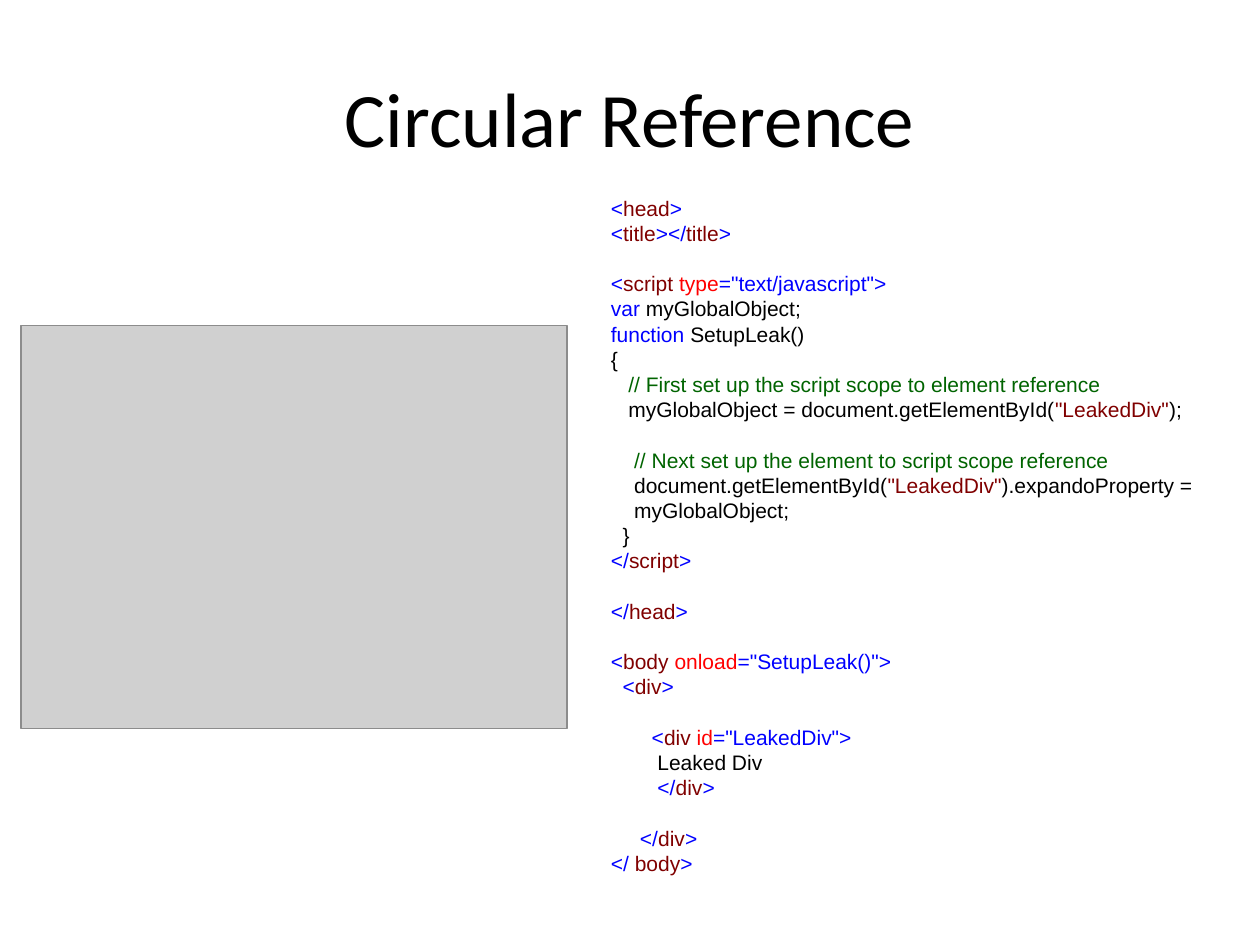
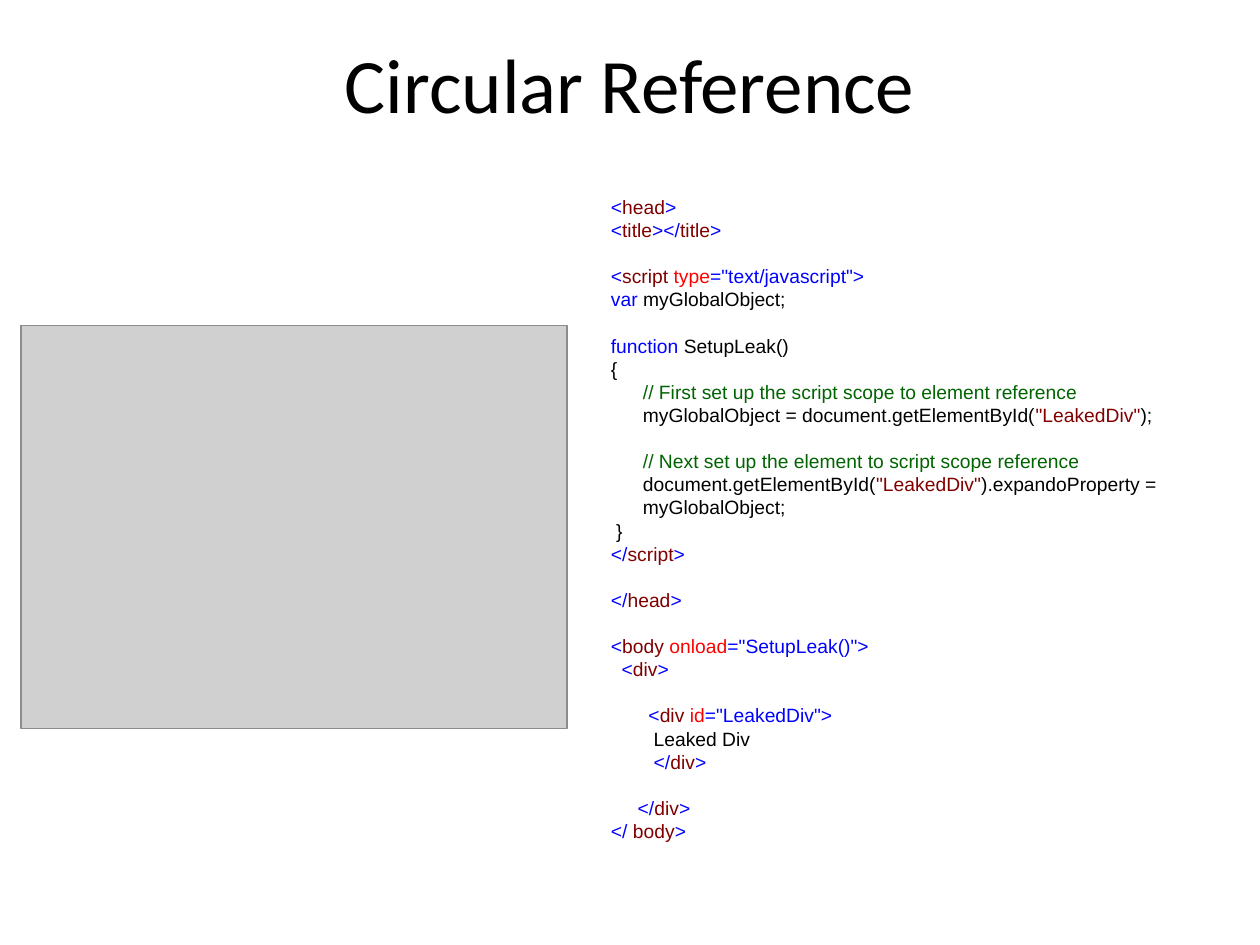
Before and after one commit to pbl2108/E6121_FinalProject, a slide deck: slide 5 of javascriptSlideshow.pptx. Drawn at 1260x945 pixels with LibreOffice and Linux fonts; fonts in the diff are those of the drawing; grey boxes stand for pictures. Boxes give left, top, right and bottom in pixels: in the first picture for what was removed or moved away, otherwise in the second. Text is boxed around its words. In the diff, an @@ line names an element or a change of style, - is before the commit and + after.

```diff
--- a/javascriptSlideshow.pptx
+++ b/javascriptSlideshow.pptx
@@ title "Circular Reference": place and size @@
-title "Circular Reference" at <box>345,93,914,148</box>
+title "Circular Reference" at <box>345,59,914,114</box>
@@ text "<head>" at <box>611,200,1152,842</box>: size 12 to 11 pt @@
```
Also in this commit, not shown: 1 other slide changed.
